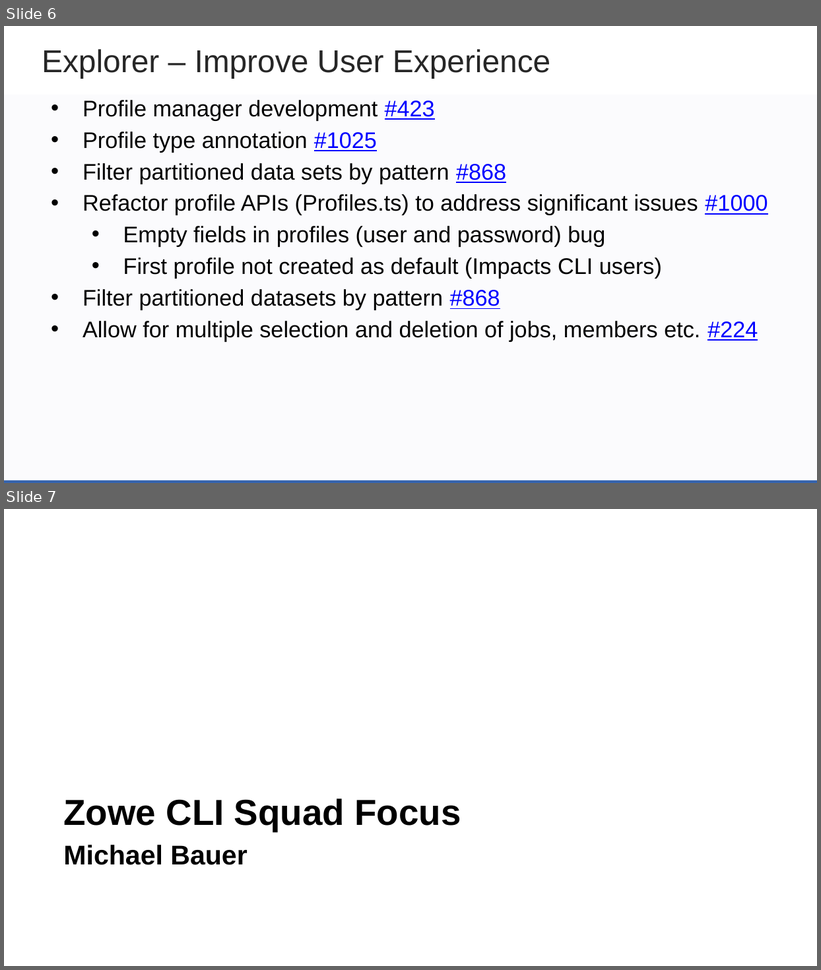
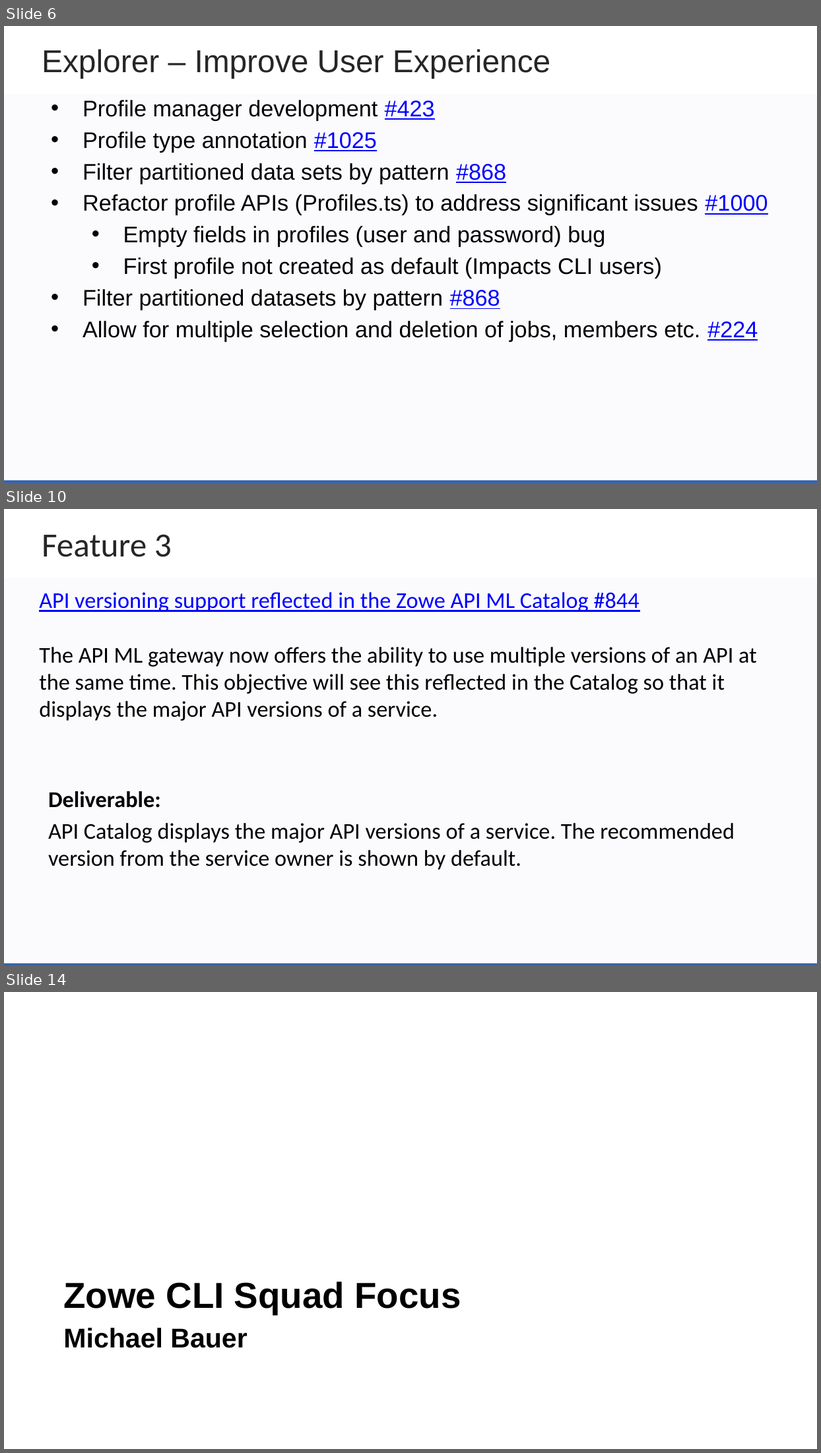
Before and after one commit to zowe/community, a slide deck: Project Management/PI Planning/20PI4 Planning/Zowe Community Squad Focus for 20PI4.pptx. Shown one above the other, each under a label of ours: slides 6 and 7 before the commit, slides 6, 10 and 14 after it; the slides between them are not shown. The pictures are 821x970 and 821x1453 pixels, drawn with LibreOffice and Linux fonts; fonts in the diff are those of the drawing; background and template pictures are left out. Boxes give left, top, right and bottom in pixels: in the first picture for what was removed or moved away, otherwise in the second. Text is boxed around its words. In the diff, an @@ line names an element or a change of style, - is before the commit and + after.

```diff
--- a/Project Management/PI Planning/20PI4 Planning/Zowe Community Squad Focus for 20PI4.pptx
+++ b/Project Management/PI Planning/20PI4 Planning/Zowe Community Squad Focus for 20PI4.pptx
@@ slide 10 added at [4, 509, 817, 966], background #FFFFFF; not listed: 2 template elements that a slide beside it also shows @@
@@ text added at [42, 534, 172, 557], 30 pt, text #262626 @@
+Feature 3
@@ text added at [39, 592, 757, 870], 20 pt, text #000000 @@
+API versioning support reflected in the Zowe API ML Catalog #844
+The API ML gateway now offers the ability to use multiple versions of an API at the same time. This objective will see this reflected in the Catalog so that it displays the major API versions of a service.
+Deliverable:
+API Catalog displays the major API versions of a service. The recommended version from the service owner is shown by default.
@@ what was slide 7 is now slide 14 @@
```
Also in this commit, not shown: 1 slide changed, 6 other slides added.
